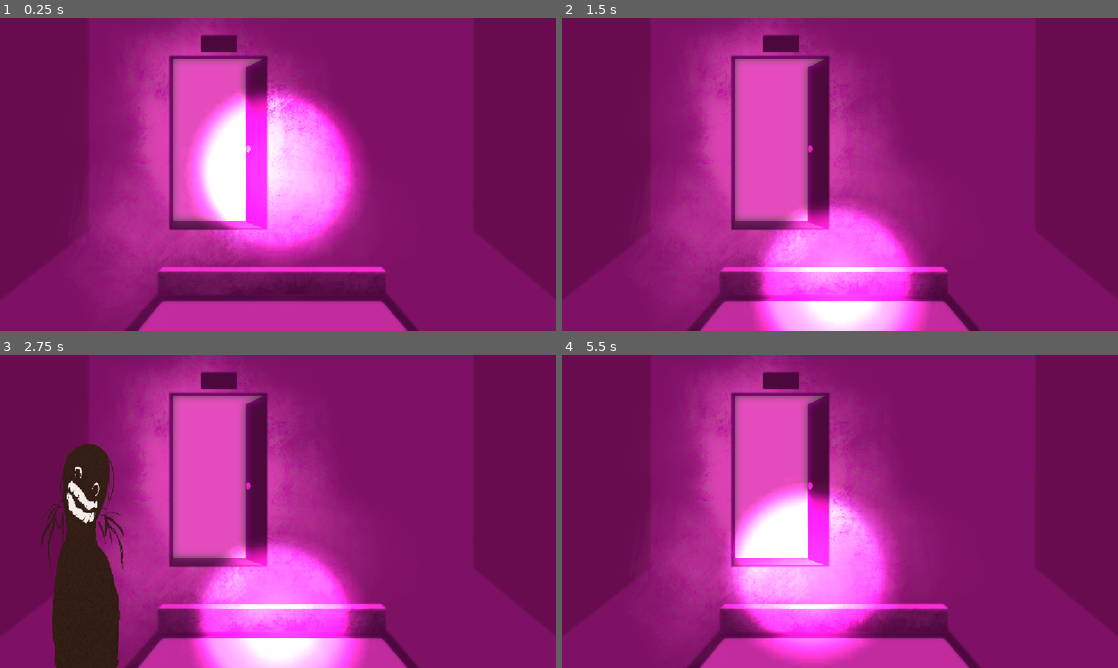
Above: before the commit, frames 1-4 (two rows, left to right).
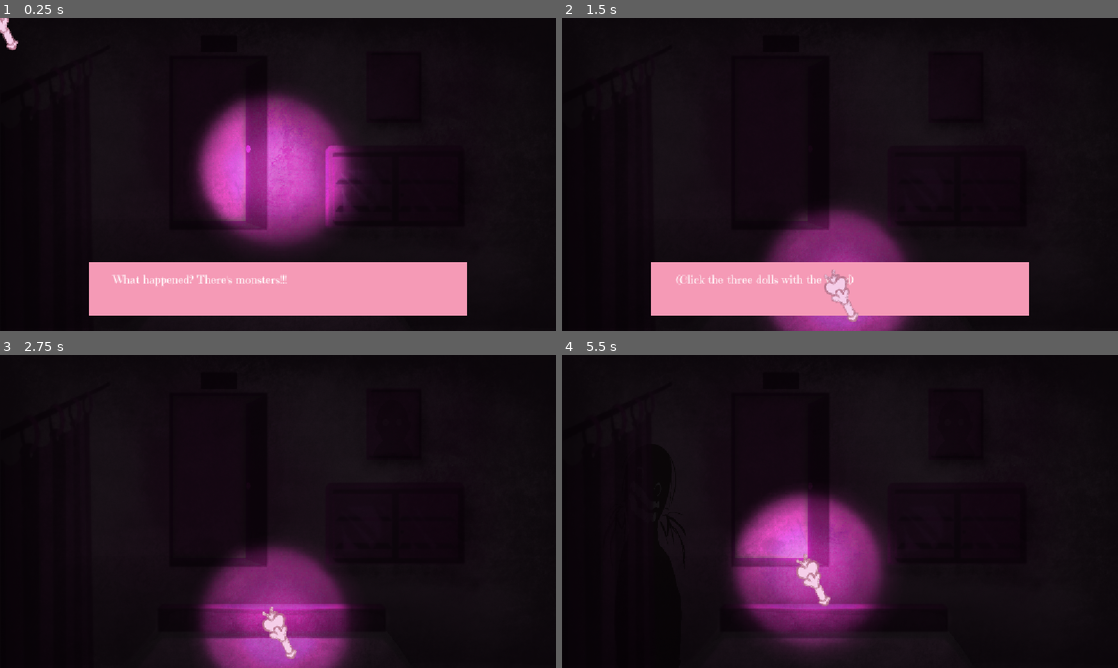
Above: after the commit, the same moments.

Repository: xXample/game-jam-2026
Game: Godot game, scene res://main.tscn
The game is run twice, just before and just after one commit, with the same random seed, the same clock (stepped at 60 frames per second) and the same inputs.
Inputs (mouse positions are in pixels of both pictures, inside the frame that each line leads up to):
- Up to frame 1 (0.25 s): no input
- Up to frame 2 (1.5 s): click (840, 290) at 0.52 s; click (840, 290) at 1.27 s
- Up to frame 3 (2.75 s): click (278, 627) at 2.02 s
- Up to frame 4 (5.5 s): move the mouse to (751, 436) at 2.77 s; click (751, 436) at 2.92 s; tap Enter at 3.5, 5 s; move the mouse to (873, 436) at 3.52 s; click (873, 436) at 3.67 s; tap Space at 4.25 s; move the mouse to (895, 442) at 4.27 s; click (895, 442) at 4.42 s; move the mouse to (812, 574) at 5.02 s; click (812, 574) at 5.17 s

The runs differ from the first frame. In frame 1, 100% of the frame differs, in the area x 0-100%, y 0-100%; in frame 2, 100%; in frame 3, 100%; in frame 4, 100%.

Commit message:
added all monster imgs + dialogue

Diff:
--- a/clickable.gd
+++ b/clickable.gd
@@ -25,9 +25,9 @@
 		if ($"Yellow_collision".is_visible_in_tree()):
 			make_red()
 			time_in_danger = 0
-		#else:
-			#$"..".game_over()
-			#time_in_danger = 0 #for debugging
+		else:
+			$"..".game_over()
+			time_in_danger = 0 #for debugging
 
 
 func _on_input_event(viewport: Node, event: InputEvent, shape_idx: int) -> void:
--- a/magic_wand.gd
+++ b/magic_wand.gd
@@ -6,6 +6,7 @@
 func _ready():
 	sprite.texture = normal_texture
 	input_pickable = false   # <-- add this
+	Input.set_mouse_mode(Input.MOUSE_MODE_HIDDEN)
 
 func _input(event):
 	if event is InputEventMouseMotion:
--- a/main.gd
+++ b/main.gd
@@ -4,12 +4,19 @@
 @onready var mon_2 = $"Mami"
 @onready var mon_3 = $"Kyoko"
 @onready var mon_4 = $"Mirror"
-#@onready var monsters = [mon_1, mon_2, mon_3, mon_4]
-@onready var monsters = [mon_2]
+@onready var dialogue_box = $CanvasLayer/DialogueBox
+
+@onready var monsters = [mon_1, mon_2, mon_3, mon_4]
+#@onready var monsters = [mon_2]
 var wacks = 20
 
-func _ready() -> void:
-	pass
+func _ready():
+
+	dialogue_box.show_dialogue([
+		"What happened? There's monsters!!!",
+		"Good thing I remember how to use my wand.",
+		"(Click the three dolls with the wand)"
+	])
 
 func game_over():
 	get_tree().change_scene_to_file("res://Death.tscn")
@@ -24,7 +31,7 @@
 func _process(delta: float) -> void:
 
 	#FLASHLIGHT BRIGHTNESS SECTION
-	var score_ratio: float = clamp(wacks / 20.0, 0, 0.3)
+	var score_ratio: float = clamp(wacks / 20.0, 0, 0.1)
 	$"PointLight2D".energy = 20.0 * score_ratio
 
 
--- a/main.tscn
+++ b/main.tscn
@@ -16,12 +16,17 @@
 [ext_resource type="Texture2D" uid="uid://bqimfugw6fnor" path="res://night-time-png/cabinet.png" id="8_yaehf"]
 [ext_resource type="Texture2D" uid="uid://ojy7lfrlhpu1" path="res://night-time-png/mirror-2.png" id="9_ycdy4"]
 [ext_resource type="Texture2D" uid="uid://wjf62sger0y4" path="res://night-time-png/tray.png" id="10_w48qg"]
+[ext_resource type="Texture2D" uid="uid://naq43jk8g1ti" path="res://night-time-png/This is you.png" id="11_d13ii"]
 [ext_resource type="Texture2D" uid="uid://m8a7efyh1dei" path="res://night-time-png/madoka-1.png" id="12_cegan"]
 [ext_resource type="Texture2D" uid="uid://c1sj2pv7xbg2g" path="res://night-time-png/background-3.png" id="12_yaehf"]
 [ext_resource type="Texture2D" uid="uid://bsk7bjfmjrkxa" path="res://night-time-png/background-4.png" id="13_074og"]
 [ext_resource type="Texture2D" uid="uid://cmxp4gi0brobb" path="res://night-time-png/madoka-2.png" id="13_82xsv"]
 [ext_resource type="Texture2D" uid="uid://d0thk0qrp0gvf" path="res://night-time-png/madoka-3.png" id="14_82xsv"]
 [ext_resource type="Texture2D" uid="uid://8lh8mr4efmj8" path="res://night-time-png/Kyoko.png" id="22_ryguw"]
+[ext_resource type="PackedScene" uid="uid://bpprykmrdda4v" path="res://dialogue_box.tscn" id="24_a6jrf"]
+[ext_resource type="Script" uid="uid://44x8ig0glm6y" path="res://magic_wand.gd" id="25_xuqvo"]
+[ext_resource type="Texture2D" uid="uid://byd6q1q0noydf" path="res://daytime-pngs/magic-wand.PNG" id="26_qsp4k"]
+[ext_resource type="Texture2D" uid="uid://dpe75xpw1vmhe" path="res://daytime-pngs/magic wand-unclicked.PNG" id="27_kq58d"]
 
 [sub_resource type="RectangleShape2D" id="RectangleShape2D_k30ep"]
 size = Vector2(131.5, 110)
@@ -32,14 +37,23 @@
 [sub_resource type="RectangleShape2D" id="RectangleShape2D_b0why"]
 size = Vector2(190.25, 490.5)
 
+[sub_resource type="RectangleShape2D" id="RectangleShape2D_qsp4k"]
+size = Vector2(119.75, 147)
+
+[sub_resource type="RectangleShape2D" id="RectangleShape2D_kq58d"]
+size = Vector2(106.75, 147.25)
+
+[sub_resource type="RectangleShape2D" id="RectangleShape2D_seu75"]
+size = Vector2(120.5, 172.25)
+
 [sub_resource type="RectangleShape2D" id="RectangleShape2D_d13ii"]
 size = Vector2(131.5, 110)
 
 [sub_resource type="RectangleShape2D" id="RectangleShape2D_1u8w0"]
-size = Vector2(240, 367)
+size = Vector2(222.5, 367)
 
 [sub_resource type="RectangleShape2D" id="RectangleShape2D_0odxb"]
-size = Vector2(213, 477)
+size = Vector2(213, 249.5)
 
 [sub_resource type="RectangleShape2D" id="RectangleShape2D_vjc5p"]
 size = Vector2(261, 169.0625)
@@ -48,19 +62,13 @@
 size = Vector2(131.5, 110)
 
 [sub_resource type="RectangleShape2D" id="RectangleShape2D_a6jrf"]
-size = Vector2(240, 343)
+size = Vector2(240, 202)
 
 [sub_resource type="RectangleShape2D" id="RectangleShape2D_xuqvo"]
-size = Vector2(213, 477)
-
-[sub_resource type="RectangleShape2D" id="RectangleShape2D_qsp4k"]
-size = Vector2(131.5, 110)
-
-[sub_resource type="RectangleShape2D" id="RectangleShape2D_kq58d"]
-size = Vector2(240, 367)
-
-[sub_resource type="RectangleShape2D" id="RectangleShape2D_seu75"]
-size = Vector2(213, 477)
+size = Vector2(307.5, 298.5)
+
+[sub_resource type="RectangleShape2D" id="RectangleShape2D_htxhm"]
+size = Vector2(97, 104)
 
 [node name="Main" type="Node2D" unique_id=520729202]
 script = ExtResource("1_0xm2m")
@@ -155,7 +163,6 @@
 texture = ExtResource("7_getpj")
 
 [node name="curtains" type="TextureRect" parent="." unique_id=172651445]
-visible = false
 offset_left = 3.0
 offset_top = 10.0
 offset_right = 1163.0
@@ -164,21 +171,74 @@
 expand_mode = 1
 
 [node name="cabinet" type="TextureRect" parent="." unique_id=1644093528]
-visible = false
 offset_right = 1160.0
 offset_bottom = 648.0
 texture = ExtResource("8_yaehf")
 expand_mode = 1
 
 [node name="mirror-1" type="TextureRect" parent="." unique_id=858653726]
-visible = false
 offset_right = 1160.0
 offset_bottom = 648.0
 texture = ExtResource("8_dg77c")
 expand_mode = 1
 
+[node name="Mirror" type="Area2D" parent="." unique_id=726571365]
+position = Vector2(917, 41)
+script = ExtResource("1_ig7tw")
+
+[node name="Green_collision" type="CollisionShape2D" parent="Mirror" unique_id=654981286]
+position = Vector2(-105, 105)
+shape = SubResource("RectangleShape2D_qsp4k")
+
+[node name="ColorRect" type="ColorRect" parent="Mirror/Green_collision" unique_id=1569342334]
+visible = false
+offset_left = -102.0
+offset_top = -90.0
+offset_right = 105.0
+offset_bottom = 94.0
+mouse_filter = 2
+color = Color(0, 1, 0, 1)
+
+[node name="Yellow_collision" type="CollisionShape2D" parent="Mirror" unique_id=1646963176]
+position = Vector2(-103, 104)
+shape = SubResource("RectangleShape2D_kq58d")
+
+[node name="ColorRect" type="ColorRect" parent="Mirror/Yellow_collision" unique_id=485426682]
+visible = false
+offset_left = -105.25
+offset_top = -93.75
+offset_right = 101.75
+offset_bottom = 90.25
+mouse_filter = 2
+color = Color(1, 1, 0, 1)
+
+[node name="mirror-1" type="Sprite2D" parent="Mirror/Yellow_collision" unique_id=240679363]
+modulate = Color(1, 1, 1, 0.34901962)
+position = Vector2(-15.999977, 38)
+scale = Vector2(0.2870473, 0.3177745)
+texture = ExtResource("11_d13ii")
+
+[node name="Red_collision" type="CollisionShape2D" parent="Mirror" unique_id=2014869768]
+position = Vector2(-102, 107)
+shape = SubResource("RectangleShape2D_seu75")
+
+[node name="ColorRect" type="ColorRect" parent="Mirror/Red_collision" unique_id=577544779]
+visible = false
+offset_left = -105.25
+offset_top = -93.75
+offset_right = 101.75
+offset_bottom = 90.25
+mouse_filter = 2
+color = Color(1, 0, 0, 1)
+
+[node name="mirror-2" type="Sprite2D" parent="Mirror/Red_collision" unique_id=1165970327]
+position = Vector2(-16.999977, 41.99997)
+scale = Vector2(0.2870473, 0.3177745)
+texture = ExtResource("11_d13ii")
+
 [node name="mirror-2" type="TextureRect" parent="." unique_id=2122793531]
 visible = false
+modulate = Color(1, 1, 1, 0.5176471)
 offset_left = -4.0
 offset_right = 1156.0
 offset_bottom = 648.0
@@ -193,7 +253,6 @@
 expand_mode = 1
 
 [node name="Madoka" type="Area2D" parent="." unique_id=1528871679]
-visible = false
 position = Vector2(132, 40)
 script = ExtResource("4_7mycd")
 
@@ -211,7 +270,7 @@
 color = Color(0, 1, 0, 1)
 
 [node name="Yellow_collision" type="CollisionShape2D" parent="Madoka" unique_id=604124941]
-position = Vector2(325.5, 212)
+position = Vector2(334.25, 212)
 shape = SubResource("RectangleShape2D_1u8w0")
 
 [node name="madoka-1" type="Sprite2D" parent="Madoka/Yellow_collision" unique_id=2138706212]
@@ -229,11 +288,11 @@
 color = Color(1, 1, 0, 1)
 
 [node name="Red_collision" type="CollisionShape2D" parent="Madoka" unique_id=2027534067]
-position = Vector2(339, 369)
+position = Vector2(336, 408)
 shape = SubResource("RectangleShape2D_0odxb")
 
 [node name="madoka-2" type="Sprite2D" parent="Madoka/Red_collision" unique_id=1127750089]
-position = Vector2(-45.36476, -0.06855202)
+position = Vector2(-29.000015, -23.000008)
 scale = Vector2(0.44962004, 0.5019787)
 texture = ExtResource("13_82xsv")
 
@@ -251,8 +310,8 @@
 shape = SubResource("RectangleShape2D_vjc5p")
 
 [node name="madoka-3" type="Sprite2D" parent="Madoka/Pink_collision" unique_id=280462238]
-position = Vector2(-544.5, 57.468754)
-scale = Vector2(0.8458333, 0.9261978)
+position = Vector2(-642.50006, 61.46876)
+scale = Vector2(0.9786457, 1.0529138)
 texture = ExtResource("14_82xsv")
 
 [node name="ColorRect" type="ColorRect" parent="Madoka/Pink_collision" unique_id=550469678]
@@ -264,21 +323,18 @@
 color = Color(0.9279861, 3.0611158e-05, 0.66056615, 1)
 
 [node name="background-2" type="TextureRect" parent="." unique_id=587005447]
-visible = false
 offset_right = 1158.0
 offset_bottom = 655.0
 texture = ExtResource("3_dg77c")
 expand_mode = 1
 
 [node name="background-3" type="TextureRect" parent="." unique_id=2061445622]
-visible = false
 offset_right = 1158.0
 offset_bottom = 655.0
 texture = ExtResource("12_yaehf")
 expand_mode = 1
 
 [node name="background-4" type="TextureRect" parent="." unique_id=1387972470]
-visible = false
 modulate = Color(1, 1, 1, 0.31764707)
 offset_right = 1158.0
 offset_bottom = 655.0
@@ -286,12 +342,11 @@
 expand_mode = 1
 
 [node name="CanvasModulate" type="CanvasModulate" parent="." unique_id=1016719170]
-visible = false
 color = Color(0.104499996, 0.104499996, 0.11, 0.7372549)
 
 [node name="PointLight2D" type="PointLight2D" parent="." unique_id=202398473]
 position = Vector2(-1, 0)
-energy = 0.2
+energy = 15.8
 texture = ExtResource("3_1bvp3")
 offset = Vector2(-0.24, 0)
 texture_scale = 2.0
@@ -320,7 +375,7 @@
 color = Color(0, 1, 0, 1)
 
 [node name="Yellow_collision" type="CollisionShape2D" parent="Kyoko" unique_id=1761422336]
-position = Vector2(146, 237.5)
+position = Vector2(199, 312)
 shape = SubResource("RectangleShape2D_a6jrf")
 
 [node name="ColorRect" type="ColorRect" parent="Kyoko/Yellow_collision" unique_id=1391185330]
@@ -338,7 +393,7 @@
 texture = ExtResource("22_ryguw")
 
 [node name="Red_collision" type="CollisionShape2D" parent="Kyoko" unique_id=873957732]
-position = Vector2(124, 261)
+position = Vector2(312, 451)
 shape = SubResource("RectangleShape2D_xuqvo")
 
 [node name="ColorRect" type="ColorRect" parent="Kyoko/Red_collision" unique_id=1932613068]
@@ -351,53 +406,30 @@
 color = Color(1, 0, 0, 1)
 
 [node name="kyoko-2" type="Sprite2D" parent="Kyoko/Red_collision" unique_id=953968471]
-position = Vector2(22.000013, -67.00001)
-scale = Vector2(0.24331869, 0.28342173)
+position = Vector2(-10.0000305, -127)
+scale = Vector2(0.41263625, 0.48369715)
 texture = ExtResource("22_ryguw")
 
-[node name="Mirror" type="Area2D" parent="." unique_id=726571365]
-visible = false
-position = Vector2(917, 41)
-script = ExtResource("1_ig7tw")
-
-[node name="Green_collision" type="CollisionShape2D" parent="Mirror" unique_id=654981286]
-position = Vector2(2, 125)
-shape = SubResource("RectangleShape2D_qsp4k")
-
-[node name="ColorRect" type="ColorRect" parent="Mirror/Green_collision" unique_id=1569342334]
-offset_left = -102.0
-offset_top = -90.0
-offset_right = 105.0
-offset_bottom = 94.0
-mouse_filter = 2
-color = Color(0, 1, 0, 1)
-
-[node name="Yellow_collision" type="CollisionShape2D" parent="Mirror" unique_id=1646963176]
-position = Vector2(4.25, 328.75)
-shape = SubResource("RectangleShape2D_kq58d")
-
-[node name="ColorRect" type="ColorRect" parent="Mirror/Yellow_collision" unique_id=485426682]
-offset_left = -105.25
-offset_top = -93.75
-offset_right = 101.75
-offset_bottom = 90.25
-mouse_filter = 2
-color = Color(1, 1, 0, 1)
-
-[node name="Red_collision" type="CollisionShape2D" parent="Mirror" unique_id=2014869768]
-position = Vector2(6, 506.75)
-shape = SubResource("RectangleShape2D_seu75")
-
-[node name="ColorRect" type="ColorRect" parent="Mirror/Red_collision" unique_id=577544779]
-offset_left = -105.25
-offset_top = -93.75
-offset_right = 101.75
-offset_bottom = 90.25
-mouse_filter = 2
-color = Color(1, 0, 0, 1)
+[node name="CanvasLayer" type="CanvasLayer" parent="." unique_id=1106464354]
+
+[node name="DialogueBox" parent="CanvasLayer" unique_id=212378360 instance=ExtResource("24_a6jrf")]
+
+[node name="MagicWand" type="Area2D" parent="CanvasLayer" unique_id=1454051936]
+script = ExtResource("25_xuqvo")
+normal_texture = ExtResource("26_qsp4k")
+
+[node name="Sprite2D" type="Sprite2D" parent="CanvasLayer/MagicWand" unique_id=1801643593]
+position = Vector2(3.0002441, 14.000061)
+rotation = -1.2391838
+scale = Vector2(0.73163843, 0.7291667)
+texture = ExtResource("27_kq58d")
+
+[node name="CollisionShape2D" type="CollisionShape2D" parent="CanvasLayer/MagicWand" unique_id=956241811]
+position = Vector2(1, 8)
+shape = SubResource("RectangleShape2D_htxhm")
 
 [connection signal="input_event" from="Mami" to="Mami" method="_on_input_event"]
+[connection signal="input_event" from="Mirror" to="Mirror" method="_on_input_event"]
 [connection signal="input_event" from="Madoka" to="Madoka" method="_on_input_event"]
 [connection signal="timeout" from="Timer" to="." method="_on_timer_timeout"]
 [connection signal="input_event" from="Kyoko" to="Kyoko" method="_on_input_event"]
-[connection signal="input_event" from="Mirror" to="Mirror" method="_on_input_event"]
Not shown: 1 places in main.tscn that only renumber resources
Binary file added: night-time-png/This is you.png
Not shown, added: night-time-png/This is you.png.import
